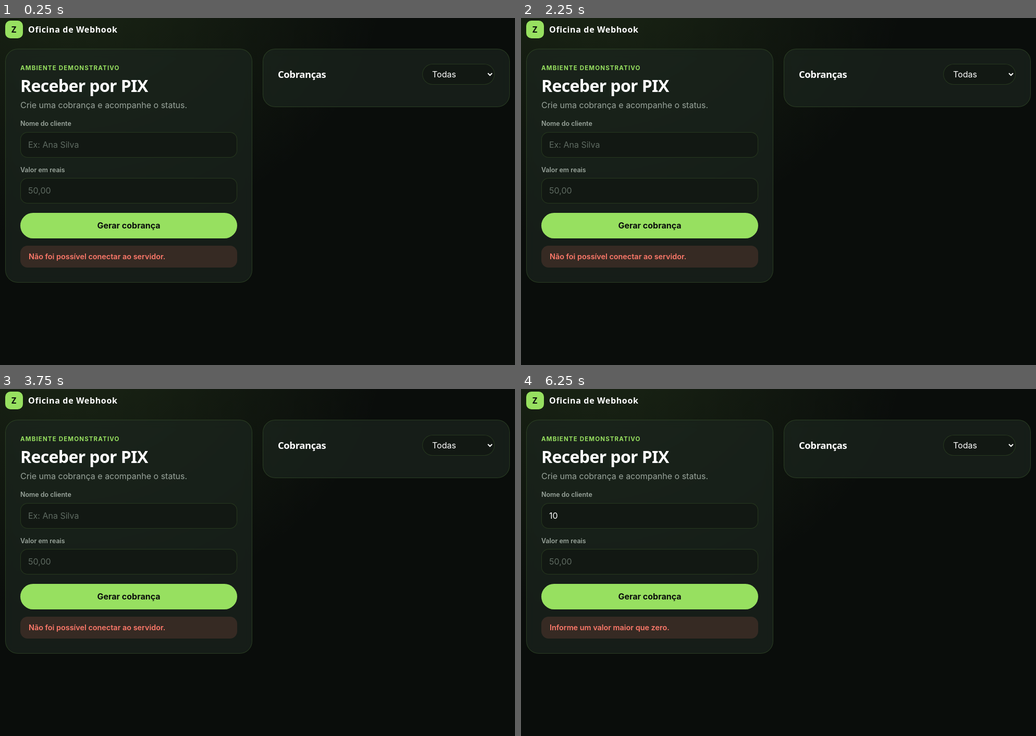
Above: before the commit, frames 1-4 (two rows, left to right).
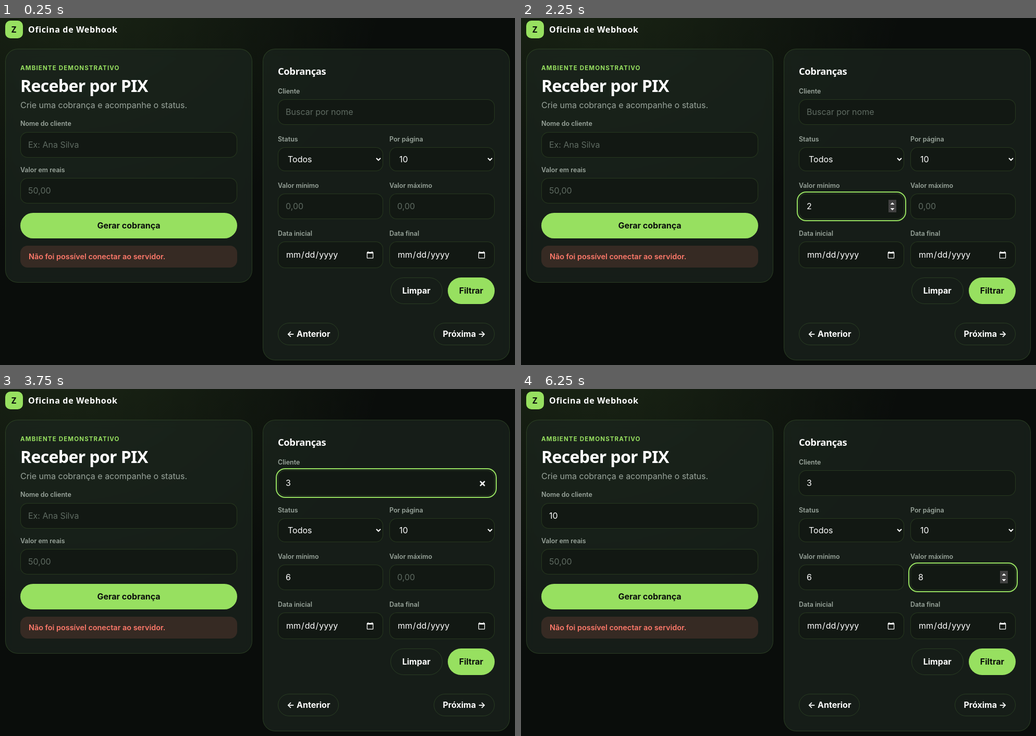
Above: after the commit, the same moments.

Repository: ryanandrade-beep/umfg-webhook-pagamentos
Game: browser game, page src/public/index.html
Same seed, same stepped clock (60 frames per second), same inputs: the game is played once before the commit and once after it.
Inputs (mouse positions are in pixels of both pictures, inside the frame that each line leads up to):
- Up to frame 1 (0.25 s): no input
- Up to frame 2 (2.25 s): click (938, 292) at 1.27 s, where only the run after the commit has a clickable "Limpar"; click (830, 333) at 1.87 s, where only the run after the commit has a clickable "← Anterior"; click (850, 205) at 2.02 s; type "2" at 2.02 s; tap Enter at 2.05 s
- Up to frame 3 (3.75 s): click (468, 663) at 2.47 s, where only the run after the commit has a clickable "Filtrar"; click (329, 576) at 3.07 s; type "6" at 3.07 s; tap Enter at 3.1, 3.7 s; click (386, 482) at 3.67 s; type "3" at 3.67 s
- Up to frame 4 (6.25 s): click (649, 513) at 4.27 s; type "10" at 4.27 s; tap Enter at 4.3, 4.55, 6.1 s; click (963, 576) at 4.52 s; type "7" at 4.52 s; click "Gerar cobrança" at 4.87 s; click (984, 704) at 5.47 s, where only the run after the commit has a clickable "Próxima →"; click (963, 576) at 6.07 s; type "8" at 6.07 s

The runs differ from the first frame. In frame 1, 2.8% of the frame differs, in the area x 51-99%, y 13-99%; in frame 2, 3.0%; in frame 3, 3.0%; in frame 4, 3.1%, in the area x 5-99%, y 13-99%.

Commit message:
Filtros por cliente, valor e data, histórico de eventos, Docker e CI

Diff:
--- a/src/public/index.html
+++ b/src/public/index.html
@@ -63,6 +63,17 @@
         ul.pagamentos li { display: flex; justify-content: space-between; align-items: center; gap: 10px; padding: 12px 16px; border: 1px solid var(--borda); border-radius: 16px; cursor: pointer; background: var(--campo); transition: border-color .15s; }
         ul.pagamentos li:hover { border-color: var(--marca); }
         ul.pagamentos .selo { margin: 0; white-space: nowrap; }
+        .filtros { display: grid; grid-template-columns: repeat(2, 1fr); gap: 4px 12px; align-items: end; margin-bottom: 8px; }
+        .filtros .campo-largo, .filtro-botoes { grid-column: 1 / -1; }
+        .filtro-botoes { display: flex; gap: 10px; justify-content: flex-end; }
+        .filtro-botoes button { width: auto; margin-top: 14px; }
+        button.secundario { background: transparent; color: var(--tinta); border: 1px solid var(--borda); }
+        button.secundario:hover:not(:disabled) { background: var(--campo); }
+        .paginacao { display: flex; justify-content: space-between; align-items: center; gap: 10px; margin-top: 14px; }
+        .paginacao button { width: auto; margin-top: 0; padding: 8px 16px; }
+        .historico { margin-top: 16px; text-align: left; }
+        .historico ul { list-style: none; display: grid; gap: 6px; margin-top: 8px; }
+        .historico li { display: flex; justify-content: space-between; gap: 8px; font-size: .8rem; padding: 8px 12px; border-radius: 12px; background: var(--campo); border: 1px solid var(--borda); }
         .vazio { color: var(--suave); text-align: center; padding: 20px 0; }
         @media (max-width: 760px) { main { grid-template-columns: 1fr; } h1 { font-size: 1.6rem; } }
     </style>
@@ -94,6 +105,11 @@
                 <p class="subtle">QR Code ilustrativo (não pagável)</p>
                 <div id="status" class="selo st-pending">Aguardando pagamento</div>
                 <p id="payment-id" class="subtle"></p>
+                <div class="historico">
+                    <div class="eyebrow">Eventos recebidos</div>
+                    <ul id="eventos"></ul>
+                    <p id="sem-eventos" class="subtle">Nenhum evento recebido ainda.</p>
+                </div>
                 <div class="simular">
                     <select id="status-simulado" aria-label="Status da notificação simulada">
                         <option value="approved">Aprovado</option>
@@ -106,18 +122,59 @@
         </section>
 
         <section class="card">
-            <div class="lista-topo">
-                <h2>Cobranças</h2>
-                <select id="filtro-status" aria-label="Filtrar por status">
-                    <option value="">Todas</option>
-                    <option value="pending">Pendentes</option>
-                    <option value="approved">Aprovadas</option>
-                    <option value="rejected">Recusadas</option>
-                    <option value="cancelled">Canceladas</option>
-                </select>
-            </div>
+            <h2>Cobranças</h2>
+            <form id="filtro-form" class="filtros">
+                <div class="campo-largo">
+                    <label for="f-cliente">Cliente</label>
+                    <input type="search" id="f-cliente" placeholder="Buscar por nome" autocomplete="off">
+                </div>
+                <div>
+                    <label for="f-status">Status</label>
+                    <select id="f-status">
+                        <option value="">Todos</option>
+                        <option value="pending">Pendentes</option>
+                        <option value="approved">Aprovadas</option>
+                        <option value="rejected">Recusadas</option>
+                        <option value="cancelled">Canceladas</option>
+                    </select>
+                </div>
+                <div>
+                    <label for="f-limite">Por página</label>
+                    <select id="f-limite">
+                        <option value="5">5</option>
+                        <option value="10" selected>10</option>
+                        <option value="20">20</option>
+                    </select>
+                </div>
+                <div>
+                    <label for="f-valor-min">Valor mínimo</label>
+                    <input type="number" id="f-valor-min" min="0" step="0.01" placeholder="0,00">
+                </div>
+                <div>
+                    <label for="f-valor-max">Valor máximo</label>
+                    <input type="number" id="f-valor-max" min="0" step="0.01" placeholder="0,00">
+                </div>
+                <div>
+                    <label for="f-de">Data inicial</label>
+                    <input type="date" id="f-de">
+                </div>
+                <div>
+                    <label for="f-ate">Data final</label>
+                    <input type="date" id="f-ate">
+                </div>
+                <div class="filtro-botoes">
+                    <button type="button" id="btn-limpar" class="secundario">Limpar</button>
+                    <button type="submit">Filtrar</button>
+                </div>
+            </form>
+            <div class="lista-topo"><span id="total" class="subtle"></span></div>
             <ul id="lista" class="pagamentos"></ul>
             <p id="vazio" class="vazio" hidden>Nenhuma cobrança encontrada.</p>
+            <nav class="paginacao">
+                <button type="button" id="btn-anterior" class="secundario">← Anterior</button>
+                <span id="pagina-info" class="subtle"></span>
+                <button type="button" id="btn-proxima" class="secundario">Próxima →</button>
+            </nav>
         </section>
     </main>
 
@@ -137,7 +194,6 @@
         const statusLabel = document.querySelector("#status");
         const lista = document.querySelector("#lista");
         const vazio = document.querySelector("#vazio");
-        const filtroStatus = document.querySelector("#filtro-status");
 
         let payment = null;
 
@@ -174,6 +230,7 @@
             statusLabel.textContent = ROTULOS[dados.status];
             statusLabel.className = `selo st-${dados.status}`;
             simulateButton.disabled = dados.status !== "pending";
+            carregarEventos();
         }
 
         form.addEventListener("submit", async (event) => {
@@ -226,12 +283,61 @@
             }
         });
 
+        const campos = {
+            cliente: document.querySelector("#f-cliente"),
+            status: document.querySelector("#f-status"),
+            limite: document.querySelector("#f-limite"),
+            valorMin: document.querySelector("#f-valor-min"),
+            valorMax: document.querySelector("#f-valor-max"),
+            de: document.querySelector("#f-de"),
+            ate: document.querySelector("#f-ate")
+        };
+        const btnAnterior = document.querySelector("#btn-anterior");
+        const btnProxima = document.querySelector("#btn-proxima");
+        let pagina = 1;
+
+        function montarConsulta() {
+            const params = new URLSearchParams({ pagina });
+            for (const [nome, campo] of Object.entries(campos)) {
+                const valor = campo.value.trim();
+                if (valor) params.set(nome, valor);
+            }
+            return params;
+        }
+
+        async function carregarEventos() {
+            const ul = document.querySelector("#eventos");
+            const vazioEventos = document.querySelector("#sem-eventos");
+            ul.innerHTML = "";
+            try {
+                const dados = await requisitar(`/pagamentos/${payment.id}/eventos`);
+                vazioEventos.hidden = dados.eventos.length > 0;
+                for (const e of dados.eventos) {
+                    const li = document.createElement("li");
+                    const id = document.createElement("span");
+                    id.textContent = e.eventoId;
+                    const info = document.createElement("span");
+                    info.textContent = `${ROTULOS[e.status]} · ${new Date(e.processadoEm).toLocaleString("pt-BR")}`;
+                    li.append(id, info);
+                    ul.append(li);
+                }
+            } catch {
+                vazioEventos.hidden = false;
+            }
+        }
+
         async function carregarLista() {
-            const status = filtroStatus.value;
-            try {
-                const dados = await requisitar(`/pagamentos?limite=10${status ? "&status=" + status : ""}`);
+            try {
+                const dados = await requisitar(`/pagamentos?${montarConsulta()}`);
+                const totalPaginas = Math.max(1, Math.ceil(dados.total / dados.limite));
                 lista.innerHTML = "";
                 vazio.hidden = dados.pagamentos.length > 0;
+                document.querySelector("#total").textContent =
+                    `${dados.total} ${dados.total === 1 ? "cobrança" : "cobranças"}`;
+                document.querySelector("#pagina-info").textContent = `Página ${dados.pagina} de ${totalPaginas}`;
+                btnAnterior.disabled = dados.pagina <= 1;
+                btnProxima.disabled = dados.pagina >= totalPaginas;
+
                 for (const p of dados.pagamentos) {
                     const item = document.createElement("li");
                     const nome = document.createElement("span");
@@ -248,7 +354,41 @@
             }
         }
 
-        filtroStatus.addEventListener("change", carregarLista);
+        document.querySelector("#filtro-form").addEventListener("submit", (evento) => {
+            evento.preventDefault();
+            mostrar("");
+            if (campos.valorMin.value && campos.valorMax.value && Number(campos.valorMin.value) > Number(campos.valorMax.value)) {
+                return mostrar("O valor mínimo não pode ser maior que o máximo.", "erro");
+            }
+            if (campos.de.value && campos.ate.value && campos.de.value > campos.ate.value) {
+                return mostrar("A data inicial não pode ser posterior à data final.", "erro");
+            }
+            pagina = 1;
+            carregarLista();
+        });
+
+        document.querySelector("#btn-limpar").addEventListener("click", () => {
+            document.querySelector("#filtro-form").reset();
+            mostrar("");
+            pagina = 1;
+            carregarLista();
+        });
+
+        campos.limite.addEventListener("change", () => {
+            pagina = 1;
+            carregarLista();
+        });
+
+        btnAnterior.addEventListener("click", () => {
+            pagina--;
+            carregarLista();
+        });
+
+        btnProxima.addEventListener("click", () => {
+            pagina++;
+            carregarLista();
+        });
+
         carregarLista();
     </script>
 </body>
--- a/src/routes/paymentRoutes.js
+++ b/src/routes/paymentRoutes.js
@@ -1,6 +1,6 @@
 const express = require("express");
 
-const { criarPagamento, buscarPagamento, listarPagamentos } = require("../store/paymentStore");
+const { criarPagamento, buscarPagamento, listarPagamentos, listarEventos } = require("../store/paymentStore");
 const { validarNovoPagamento, validarConsulta, idValido } = require("../validacao");
 
 const router = express.Router();
@@ -49,4 +49,20 @@
     }
 });
 
+router.get("/:id/eventos", async (req, res, next) => {
+    if (!idValido(req.params.id)) {
+        return res.status(400).json({ erro: "Identificador de pagamento inválido" });
+    }
+
+    try {
+        const pagamento = await buscarPagamento(req.params.id);
+        if (!pagamento) {
+            return res.status(404).json({ erro: "Pagamento não encontrado" });
+        }
+        return res.json({ pagamentoId: pagamento.id, eventos: await listarEventos(pagamento.id) });
+    } catch (error) {
+        next(error);
+    }
+});
+
 module.exports = router;
--- a/src/store/paymentStore.js
+++ b/src/store/paymentStore.js
@@ -31,18 +31,47 @@
     return linhas.length ? paraPagamento(linhas[0]) : null;
 }
 
-async function listarPagamentos({ status, limite, pagina }) {
-    const filtro = status ? "WHERE status = ?" : "";
-    const valores = status ? [status] : [];
+function montarFiltro({ status, cliente, valorMin, valorMax, de, ate }) {
+    const condicoes = [];
+    const valores = [];
 
-    const [[{ total }]] = await executar(
-        `SELECT COUNT(*) AS total FROM pagamentos ${filtro}`,
-        valores
-    );
+    if (status) {
+        condicoes.push("status = ?");
+        valores.push(status);
+    }
+    if (cliente) {
+        condicoes.push("cliente LIKE ?");
+        valores.push(`%${cliente.replace(/[\\%_]/g, "\\$&")}%`);
+    }
+    if (valorMin !== undefined) {
+        condicoes.push("valor >= ?");
+        valores.push(valorMin);
+    }
+    if (valorMax !== undefined) {
+        condicoes.push("valor <= ?");
+        valores.push(valorMax);
+    }
+    if (de) {
+        condicoes.push("criado_em >= ?");
+        valores.push(`${de} 00:00:00.000`);
+    }
+    if (ate) {
+        condicoes.push("criado_em < DATE_ADD(?, INTERVAL 1 DAY)");
+        valores.push(`${ate} 00:00:00.000`);
+    }
+
+    return { clausula: condicoes.length ? `WHERE ${condicoes.join(" AND ")}` : "", valores };
+}
+
+async function listarPagamentos(filtros) {
+    const { limite, pagina } = filtros;
+    const { clausula, valores } = montarFiltro(filtros);
+
+    const [[{ total }]] = await executar(`SELECT COUNT(*) AS total FROM pagamentos ${clausula}`, valores);
 
     const deslocamento = (pagina - 1) * limite;
     const [linhas] = await executar(
-        `SELECT ${COLUNAS} FROM pagamentos ${filtro}
+        `SELECT ${COLUNAS} FROM pagamentos ${clausula}
          ORDER BY criado_em DESC, id LIMIT ${Number(limite)} OFFSET ${Number(deslocamento)}`,
         valores
     );
@@ -50,4 +79,17 @@
     return { total: Number(total), pagamentos: linhas.map(paraPagamento) };
 }
 
-module.exports = { criarPagamento, buscarPagamento, listarPagamentos, paraPagamento, COLUNAS };
+async function listarEventos(pagamentoId) {
+    const [linhas] = await executar(
+        `SELECT evento_id, status, processado_em FROM eventos_webhook
+         WHERE pagamento_id = ? ORDER BY processado_em, evento_id`,
+        [pagamentoId]
+    );
+    return linhas.map((linha) => ({
+        eventoId: linha.evento_id,
+        status: linha.status,
+        processadoEm: new Date(linha.processado_em).toISOString()
+    }));
+}
+
+module.exports = { criarPagamento, buscarPagamento, listarPagamentos, listarEventos, paraPagamento, COLUNAS };
--- a/src/validacao.js
+++ b/src/validacao.js
@@ -40,14 +40,34 @@
     return erros;
 }
 
+function dataValida(texto) {
+    if (typeof texto !== "string" || !/^\d{4}-\d{2}-\d{2}$/.test(texto)) {
+        return false;
+    }
+    const data = new Date(`${texto}T00:00:00Z`);
+    return !Number.isNaN(data.getTime()) && data.toISOString().startsWith(texto);
+}
+
+function numeroOpcional(texto) {
+    if (texto === undefined || texto === "") {
+        return undefined;
+    }
+    return Number(texto);
+}
+
 function validarConsulta(query) {
     const erros = [];
-    const { status } = query;
+    const { status, cliente, de, ate } = query;
     const limite = query.limite === undefined ? 20 : Number(query.limite);
     const pagina = query.pagina === undefined ? 1 : Number(query.pagina);
+    const valorMin = numeroOpcional(query.valorMin);
+    const valorMax = numeroOpcional(query.valorMax);
 
     if (status !== undefined && !STATUS_VALIDOS.includes(status)) {
         erros.push(`status deve ser um de: ${STATUS_VALIDOS.join(", ")}`);
+    }
+    if (cliente !== undefined && (typeof cliente !== "string" || cliente.length > 255)) {
+        erros.push("cliente deve ser um texto de até 255 caracteres");
     }
     if (!Number.isInteger(limite) || limite < 1 || limite > 100) {
         erros.push("limite deve ser um inteiro entre 1 e 100");
@@ -55,8 +75,28 @@
     if (!Number.isInteger(pagina) || pagina < 1) {
         erros.push("pagina deve ser um inteiro maior ou igual a 1");
     }
+    for (const [nome, valor] of [["valorMin", valorMin], ["valorMax", valorMax]]) {
+        if (valor !== undefined && (!Number.isFinite(valor) || valor < 0)) {
+            erros.push(`${nome} deve ser um número maior ou igual a zero`);
+        }
+    }
+    if (valorMin !== undefined && valorMax !== undefined && valorMin > valorMax) {
+        erros.push("valorMin não pode ser maior que valorMax");
+    }
+    if (de !== undefined && !dataValida(de)) {
+        erros.push("de deve estar no formato AAAA-MM-DD");
+    }
+    if (ate !== undefined && !dataValida(ate)) {
+        erros.push("ate deve estar no formato AAAA-MM-DD");
+    }
+    if (dataValida(de) && dataValida(ate) && de > ate) {
+        erros.push("de não pode ser posterior a ate");
+    }
 
-    return { erros, filtros: { status, limite, pagina } };
+    return {
+        erros,
+        filtros: { status, cliente: cliente?.trim() || undefined, valorMin, valorMax, de, ate, limite, pagina }
+    };
 }
 
 function idValido(id) {
--- a/tests/pagamentos.test.js
+++ b/tests/pagamentos.test.js
@@ -1,7 +1,7 @@
 const { test, before, after, describe } = require("node:test");
 const assert = require("node:assert/strict");
 
-const { app, request, prepararBanco, criarPagamento, executar, fechar } = require("./helpers");
+const { app, request, prepararBanco, criarPagamento, enviarWebhook, executar, fechar } = require("./helpers");
 
 before(prepararBanco);
 after(fechar);
@@ -104,6 +104,88 @@
     });
 });
 
+describe("filtros avançados", () => {
+    before(async () => {
+        await executar("DELETE FROM eventos_webhook");
+        await executar("DELETE FROM pagamentos");
+        await criarPagamento("Ana Silva", 10);
+        await criarPagamento("Bruno Souza", 50);
+        await criarPagamento("Ana Paula 100%", 120.5);
+        const antigo = await criarPagamento("Carla Antiga", 75);
+        await executar("UPDATE pagamentos SET criado_em = '2026-01-15 12:00:00.000' WHERE id = ?", [antigo.id]);
+    });
+
+    const clientes = (resposta) => resposta.body.pagamentos.map((p) => p.cliente).sort();
+
+    test("filtra por nome do cliente (parcial, sem diferenciar maiúsculas)", async () => {
+        const resposta = await request(app).get("/pagamentos?cliente=ana");
+        assert.equal(resposta.status, 200);
+        assert.deepEqual(clientes(resposta), ["Ana Paula 100%", "Ana Silva"]);
+    });
+
+    test("trata % e _ do nome como texto literal", async () => {
+        const resposta = await request(app).get("/pagamentos?cliente=" + encodeURIComponent("100%"));
+        assert.deepEqual(clientes(resposta), ["Ana Paula 100%"]);
+        const curinga = await request(app).get("/pagamentos?cliente=" + encodeURIComponent("%"));
+        assert.deepEqual(clientes(curinga), ["Ana Paula 100%"]);
+    });
+
+    test("filtra por valor mínimo e máximo", async () => {
+        const min = await request(app).get("/pagamentos?valorMin=75");
+        assert.deepEqual(clientes(min), ["Ana Paula 100%", "Carla Antiga"]);
+
+        const faixa = await request(app).get("/pagamentos?valorMin=10&valorMax=50");
+        assert.deepEqual(clientes(faixa), ["Ana Silva", "Bruno Souza"]);
+    });
+
+    test("filtra por período de criação (inclui o dia final inteiro)", async () => {
+        const hoje = new Date().toISOString().slice(0, 10);
+
+        const recentes = await request(app).get(`/pagamentos?de=${hoje}&ate=${hoje}`);
+        assert.equal(recentes.body.total, 3);
+
+        const antigos = await request(app).get("/pagamentos?de=2026-01-01&ate=2026-01-15");
+        assert.deepEqual(clientes(antigos), ["Carla Antiga"]);
+    });
+
+    test("combina vários filtros", async () => {
+        const resposta = await request(app).get("/pagamentos?cliente=ana&valorMax=50&status=pending");
+        assert.deepEqual(clientes(resposta), ["Ana Silva"]);
+    });
+
+    test("rejeita filtros inválidos com 400", async () => {
+        for (const consulta of [
+            "valorMin=abc",
+            "valorMin=-1",
+            "valorMin=10&valorMax=5",
+            "de=15/01/2026",
+            "de=2026-02-31",
+            "de=2026-02-10&ate=2026-02-01"
+        ]) {
+            const resposta = await request(app).get(`/pagamentos?${consulta}`);
+            assert.equal(resposta.status, 400, consulta);
+        }
+    });
+});
+
+describe("histórico de eventos", () => {
+    test("lista os eventos processados de um pagamento", async () => {
+        const pagamento = await criarPagamento("Eventos", 5);
+        await enviarWebhook({ pagamentoId: pagamento.id, status: "approved", eventoId: "evt-historico" });
+
+        const resposta = await request(app).get(`/pagamentos/${pagamento.id}/eventos`);
+        assert.equal(resposta.status, 200);
+        assert.equal(resposta.body.eventos.length, 1);
+        assert.equal(resposta.body.eventos[0].eventoId, "evt-historico");
+        assert.equal(resposta.body.eventos[0].status, "approved");
+    });
+
+    test("retorna 404 e 400 para pagamento inexistente ou id inválido", async () => {
+        assert.equal((await request(app).get("/pagamentos/66666666-6666-4666-8666-666666666666/eventos")).status, 404);
+        assert.equal((await request(app).get("/pagamentos/abc/eventos")).status, 400);
+    });
+});
+
 describe("rotas gerais", () => {
     test("rota inexistente retorna 404 em JSON", async () => {
         const resposta = await request(app).get("/nao-existe");
--- a/tests/validacao.test.js
+++ b/tests/validacao.test.js
@@ -59,6 +59,32 @@
     });
 });
 
+describe("validarConsulta: filtros avançados", () => {
+    test("normaliza nome do cliente e converte valores", () => {
+        const { erros, filtros } = validarConsulta({ cliente: "  ana ", valorMin: "10", valorMax: "50.5", de: "2026-01-01", ate: "2026-01-31" });
+        assert.deepEqual(erros, []);
+        assert.equal(filtros.cliente, "ana");
+        assert.equal(filtros.valorMin, 10);
+        assert.equal(filtros.valorMax, 50.5);
+    });
+
+    test("ignora valores vazios", () => {
+        const { erros, filtros } = validarConsulta({ valorMin: "", cliente: "   " });
+        assert.deepEqual(erros, []);
+        assert.equal(filtros.valorMin, undefined);
+        assert.equal(filtros.cliente, undefined);
+    });
+
+    test("rejeita faixa de valor e período invertidos", () => {
+        assert.equal(validarConsulta({ valorMin: "10", valorMax: "5" }).erros.length, 1);
+        assert.equal(validarConsulta({ de: "2026-02-10", ate: "2026-02-01" }).erros.length, 1);
+    });
+
+    test("rejeita data inexistente", () => {
+        assert.equal(validarConsulta({ de: "2026-02-30" }).erros.length, 1);
+    });
+});
+
 describe("idValido", () => {
     test("reconhece UUID", () => {
         assert.equal(idValido(ID), true);
Binary file added: docs/fluxo.png
Not shown, changed: requisicoes.http
